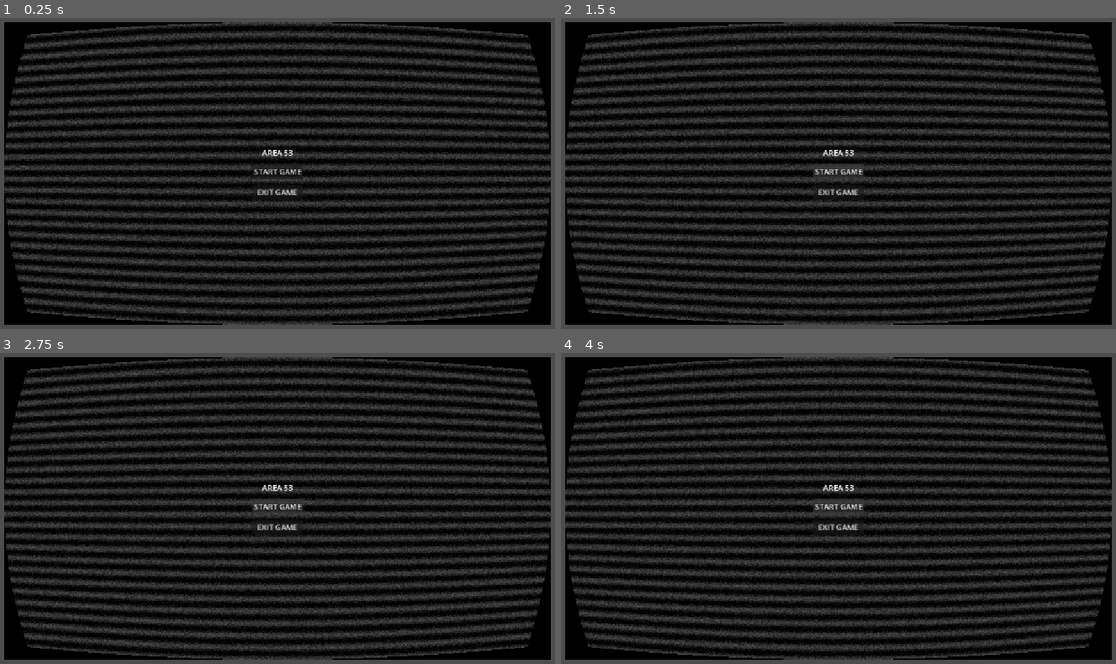
Above: before the commit, frames 1-4 (two rows, left to right).
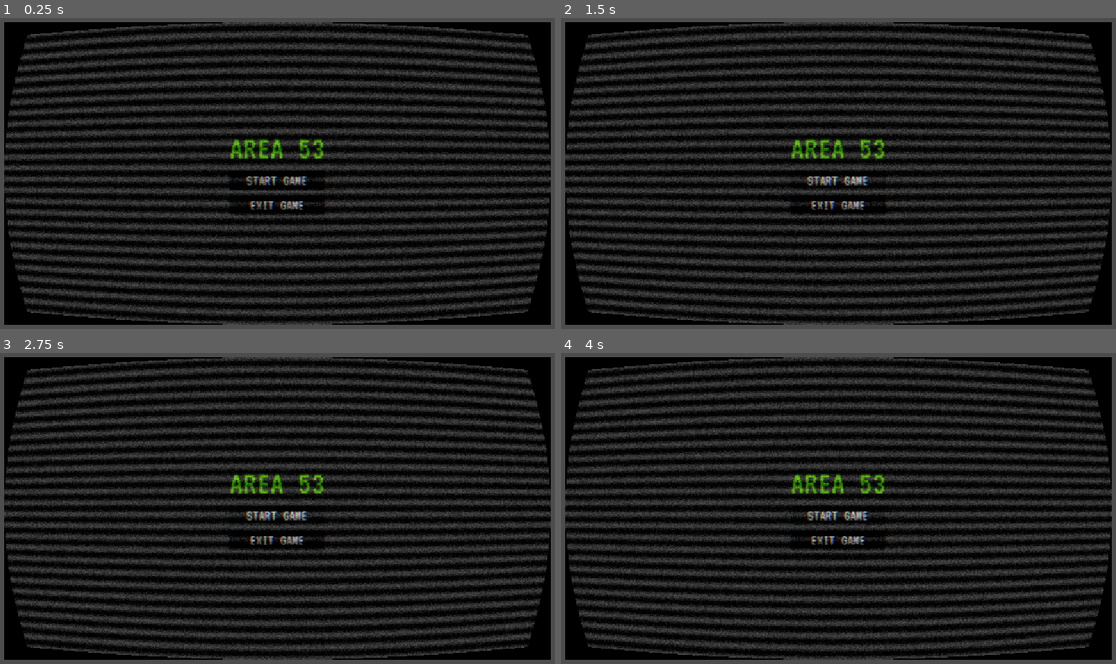
Above: after the commit, the same moments.

Repository: AdrianMtzTrev/Area-53
Game: Godot game, scene res://Menus/main_menu.tscn
The game is run twice, just before and just after one commit, with the same random seed, the same clock (stepped at 60 frames per second) and the same inputs.
Inputs:
- Up to frame 1 (0.25 s): no input
- Up to frame 2 (1.5 s): click "START GAME" at 0.5 s; click "START GAME" at 1.25 s
- Up to frame 3 (2.75 s): click "START GAME" at 2 s
- Up to frame 4 (4 s): no input

The runs differ from the first frame. In frame 1, 1.8% of the frame differs, in the area x 41-59%, y 38-64%; in frame 2, 1.7%; in frame 3, 1.7%; in frame 4, 1.7%.

Commit message:
MainMenu - Cambios
Modificaciones Label y Botones

Diff:
--- a/Menus/main_menu.tscn
+++ b/Menus/main_menu.tscn
@@ -2,7 +2,8 @@
 
 [ext_resource type="PackedScene" uid="uid://b2cwfxvwxd47w" path="res://Menus/custom_button.tscn" id="1_jf8mj"]
 [ext_resource type="Script" uid="uid://b24lr65iyhvyl" path="res://Menus/scripts/main_menu.gd" id="1_p3jrs"]
-[ext_resource type="Shader" uid="uid://d3skny64x4u4f" path="res://Menus/Shaders/Glitch_MainMenu.gdshader" id="2_at0u2"]
+[ext_resource type="FontFile" uid="uid://djnjkc6l5drdk" path="res://Fuentes/VT323-Regular.ttf" id="2_11gta"]
+[ext_resource type="Shader" uid="uid://d3skny64x4u4f" path="res://Shaders/Glitch_MainMenu.gdshader" id="2_at0u2"]
 
 [sub_resource type="Theme" id="Theme_2em5r"]
 MarginContainer/constants/margin_bottom = 10
@@ -29,17 +30,6 @@
 theme = SubResource("Theme_2em5r")
 script = ExtResource("1_p3jrs")
 
-[node name="ColorRect" type="ColorRect" parent="." unique_id=1974859445]
-material = SubResource("ShaderMaterial_p3jrs")
-layout_mode = 0
-offset_left = 10.0
-offset_top = 10.0
-offset_right = 1142.0
-offset_bottom = 638.0
-grow_horizontal = 2
-grow_vertical = 2
-mouse_filter = 2
-
 [node name="MarginContainer" type="MarginContainer" parent="." unique_id=1692078488]
 layout_mode = 1
 anchors_preset = 15
@@ -56,15 +46,33 @@
 [node name="Label" type="Label" parent="MarginContainer/VBoxContainer" unique_id=131515163]
 layout_mode = 2
 size_flags_horizontal = 4
+theme_override_colors/font_color = Color(0.48235294, 0.85882354, 0.15686275, 0.9019608)
+theme_override_fonts/font = ExtResource("2_11gta")
+theme_override_font_sizes/font_size = 72
 text = "AREA 53"
 
 [node name="StartBttn" parent="MarginContainer/VBoxContainer" unique_id=808894799 instance=ExtResource("1_jf8mj")]
 layout_mode = 2
+theme_override_fonts/font = ExtResource("2_11gta")
+theme_override_font_sizes/font_size = 32
 text = "START GAME"
 
 [node name="ExitBttn" parent="MarginContainer/VBoxContainer" unique_id=31921776 instance=ExtResource("1_jf8mj")]
 layout_mode = 2
+theme_override_fonts/font = ExtResource("2_11gta")
+theme_override_font_sizes/font_size = 32
 text = "EXIT GAME"
+
+[node name="ColorRect" type="ColorRect" parent="." unique_id=1974859445]
+material = SubResource("ShaderMaterial_p3jrs")
+layout_mode = 0
+offset_left = 10.0
+offset_top = 10.0
+offset_right = 1142.0
+offset_bottom = 638.0
+grow_horizontal = 2
+grow_vertical = 2
+mouse_filter = 2
 
 [connection signal="pressed" from="MarginContainer/VBoxContainer/StartBttn" to="." method="_on_start_bttn_pressed"]
 [connection signal="pressed" from="MarginContainer/VBoxContainer/ExitBttn" to="." method="_on_exit_bttn_pressed"]
Binary file added: Fuentes/VT323-Regular.ttf
Not shown, added: Fuentes/VT323-Regular.ttf.import
Renamed: Menus/Shaders/Glitch_MainMenu.gdshader -> Shaders/Glitch_MainMenu.gdshader
Renamed: Menus/Shaders/Glitch_MainMenu.gdshader.uid -> Shaders/Glitch_MainMenu.gdshader.uid
